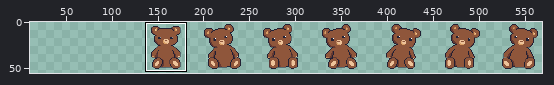
Edited in one commit: sprite sheet (aseprite_files/teddybear_boy.png). Above: a wide view before the commit, with the close-up outlined.
Close-up. First the earlier version:
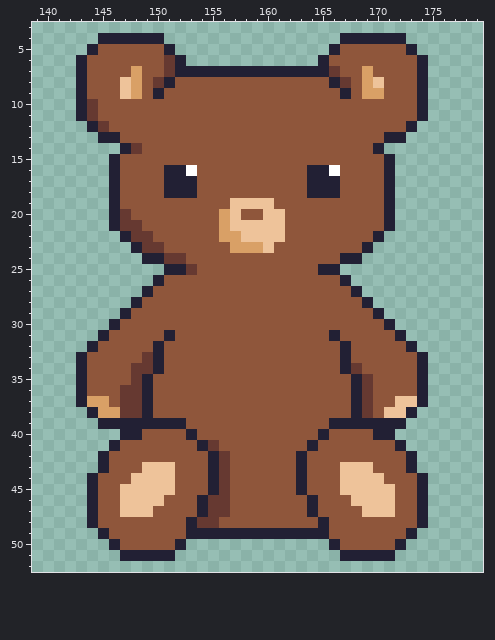
The file is 448x64 pixels. Shown: x 139..179, y 3..52. The old version is drawn lined up with the new one, on the new canvas. The wide view leaves out empty margins. The commit also changed other parts of the picture, which this record leaves out.
And afterwards:
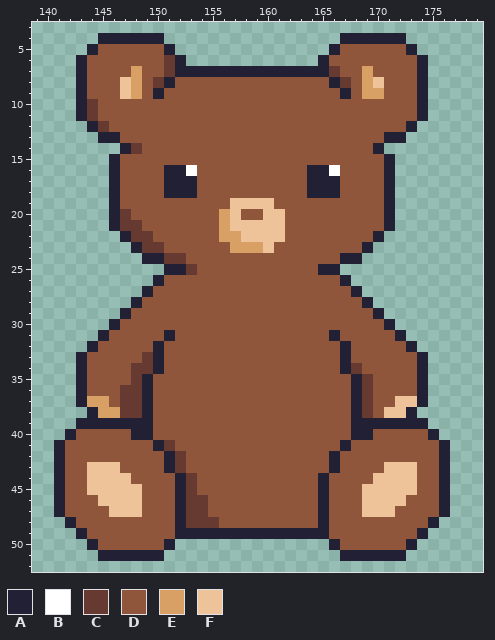
Palette (. is transparent): A #222034  B #ffffff  C #663931  D #8f563b  E #d9a066  F #eec39a
Difference:
canvas 448x64 -> 576x64, the old top-left corner now at 128,0
The author put colour A in row 39 at x 143 to 144 and 173 to 174; in row 40 at x 142 and 175; in rows 41 to 47 at x 141 and 176; in row 48 at x 142 and 175; in row 49 at x 143 and 174; in row 50 at x 144 and 173.
The author put colour A in row 51 at x 145 to 146 and 172.
Colour D becomes colour A in row 40 at x 149 and 168 to 169; in row 41 at x 150 and 167; in row 42 at x 151 and 166; in row 43 at x 166; in rows 44 to 47 at x 152 and 165; in rows 48 to 49 at x 152.
Colour D becomes colour A in row 50 at x 151.
Colour F becomes colour A in row 43 at x 151.
Colour A becomes colour C in rows 46 to 47 at x 154; in row 48 at x 153.
Colour D becomes colour C in row 41 at x 151; in rows 42 to 43 at x 152; in rows 44 to 47 at x 153.
The author put colour D in row 40 at x 143 to 146 and 172 to 174; in row 41 at x 142 to 145 and 173 to 175; in row 42 at x 142 to 144 and 174 to 175; in row 43 at x 142 to 143 and 174 to 175; in rows 44 to 47 at x 142 to 143 and 175; in row 48 at x 143.
The author put colour D in row 49 at x 144; in row 50 at x 145.
Colour A becomes colour D in row 39 at x 150 to 152 and 166 to 167; in row 40 at x 147, 153, 165 and 170 to 171; in row 41 at x 146, 154, 164 and 172; in row 42 at x 145, 155, 163 and 173; in row 43 at x 155 and 163; in rows 44 to 45 at x 155, 163 and 174.
Colour A becomes colour D in rows 46 to 47 at x 144, 164 and 174; in row 48 at x 144 and 174; in row 49 at x 145 and 173; in row 50 at x 146 and 172.
Colour C becomes colour D in row 41 at x 155; in rows 42 to 45 at x 156; in rows 46 to 47 at x 155 to 156.
Colour F becomes colour D in row 43 at x 149 to 150 and 167 to 169; in row 44 at x 148 to 151 and 167 to 169; in row 45 at x 149 to 151 and 167 to 168; in row 46 at x 149 to 150 and 168; in row 47 at x 149.
The author put colour F in row 43 at x 144.
Colour A becomes colour F in row 43 at x 145 and 173; in rows 44 to 45 at x 144.
Colour D becomes colour F in row 43 at x 146 and 171 to 172; in row 44 at x 145 to 147 and 171 to 173; in row 45 at x 145 to 146 and 172 to 173; in row 46 at x 145 to 146 and 172; in row 47 at x 146.
The edit erases colour A in row 50 at x 152; in row 51 at x 151.
Pixel boxes of the changes (left, top, right, bottom) in both close-ups:
changed: (54, 418, 230, 561)
changed: (296, 418, 450, 561)
